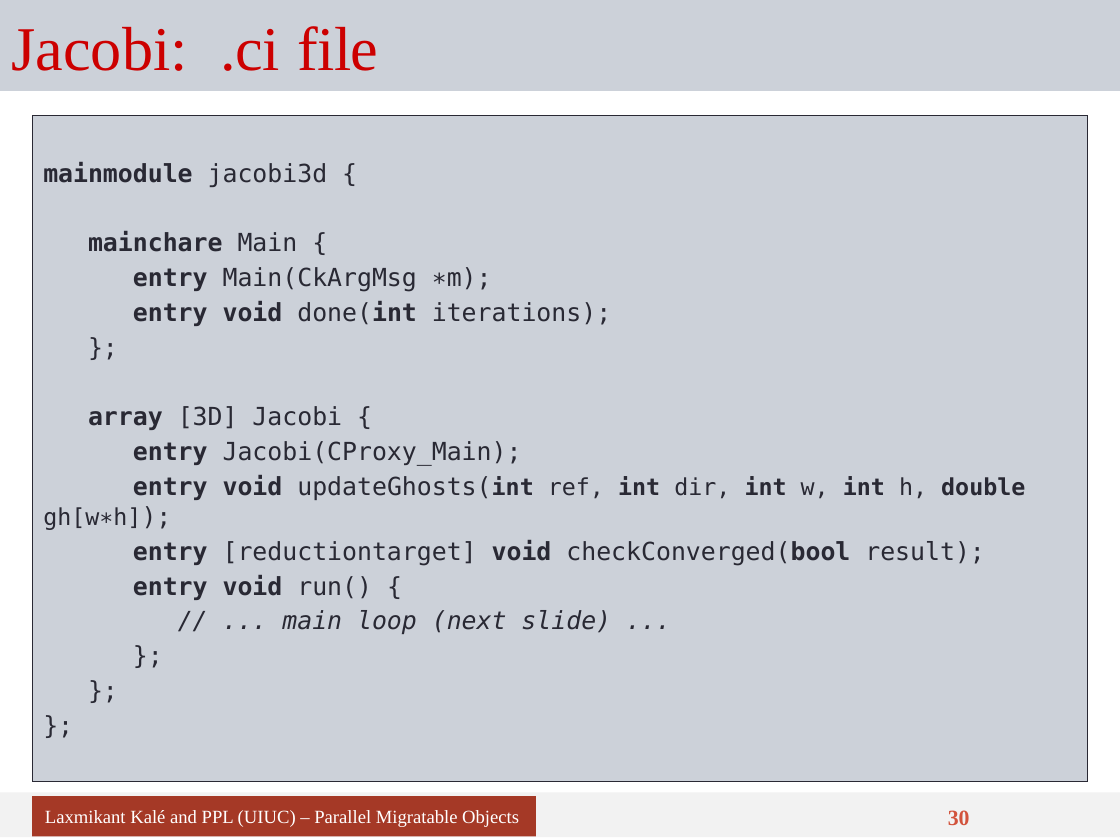
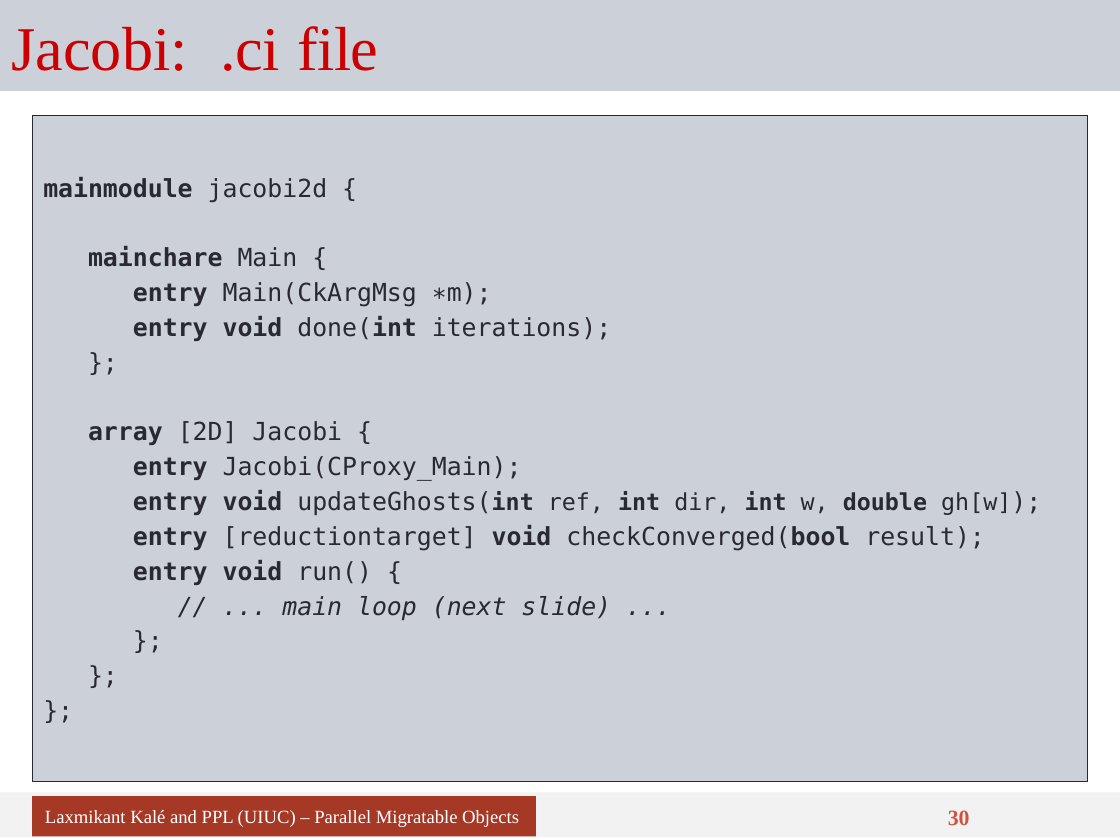
Before and after one commit to UIUC-PPL/charm_tutorial, a slide deck: slide 30 of tutorial-07-sdag.pptx. Drawn at 1120x840 pixels with LibreOffice and Linux fonts; fonts in the diff are those of the drawing. Boxes give left, top, right and bottom in pixels: in the first picture for what was removed or moved away, otherwise in the second. Text is boxed around its words. In the diff, an @@ line names an element or a change of style, - is before the commit and + after.

Commit message:
tut 7: Convert jacobi from 3d to 2d

```diff
--- a/tutorial-07-sdag.pptx
+++ b/tutorial-07-sdag.pptx
@@ text at (x1=43, y1=177, x2=328, y2=202): text changed @@
-mainmodule jacobi3d {
+mainmodule jacobi2d {
@@ text at (x1=88, y1=421, x2=342, y2=445): text changed @@
-array [3D] Jacobi {
+array [2D] Jacobi {
@@ text at (x1=133, y1=490, x2=1011, y2=515): text changed @@
-entry void updateGhosts(int ref, int dir, int w, int h, double gh[w∗h]);
+entry void updateGhosts(int ref, int dir, int w, double gh[w]);
```
Also in this commit, not shown: 2 other slides changed.
